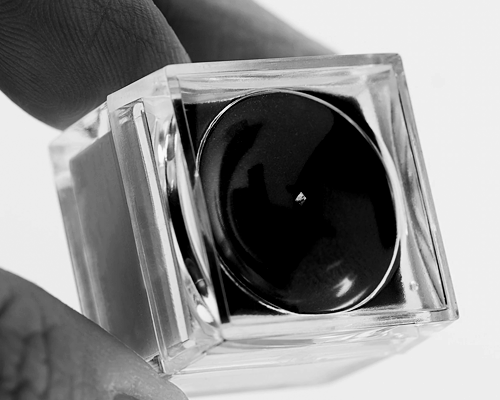
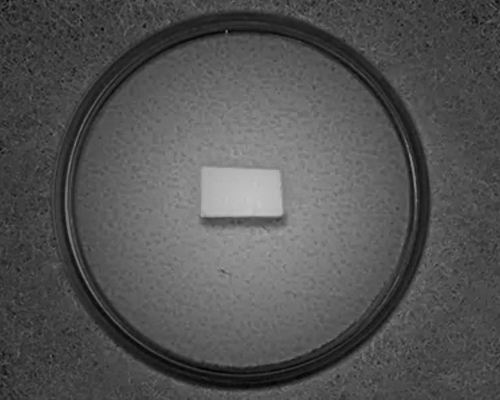
Layered file, before and after one edit (500 × 400). Changes by layer:
added layer "Layer 9" (darken, 60%) above "Brightness/Contrast 1" over [0, 0, 500, 400]
added layer "Layer 10" (lighten, 75%) above "Layer 8" over [201, 167, 283, 217]
added layer "Layer 8" (darken, 4%) above "Brightness/Contrast 2" over [0, 0, 500, 400]
removed layer "Layer 6" over [0, 0, 500, 400]
added layer "Layer 7" over [0, 0, 500, 400]
